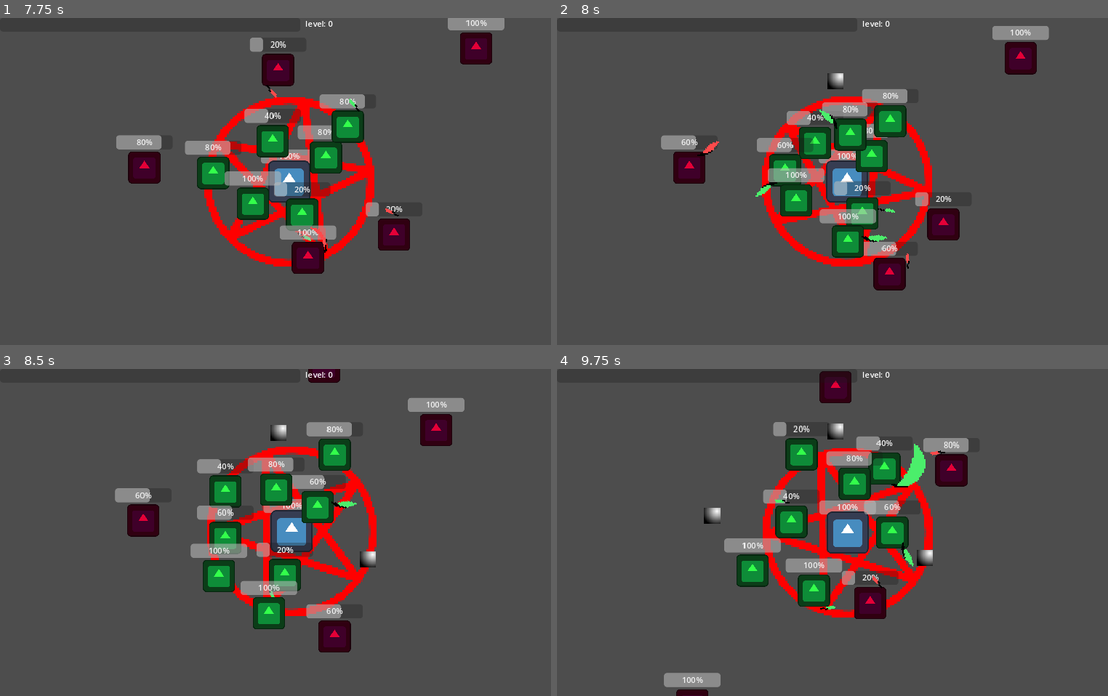
Above: before the commit, frames 1-4 (two rows, left to right).
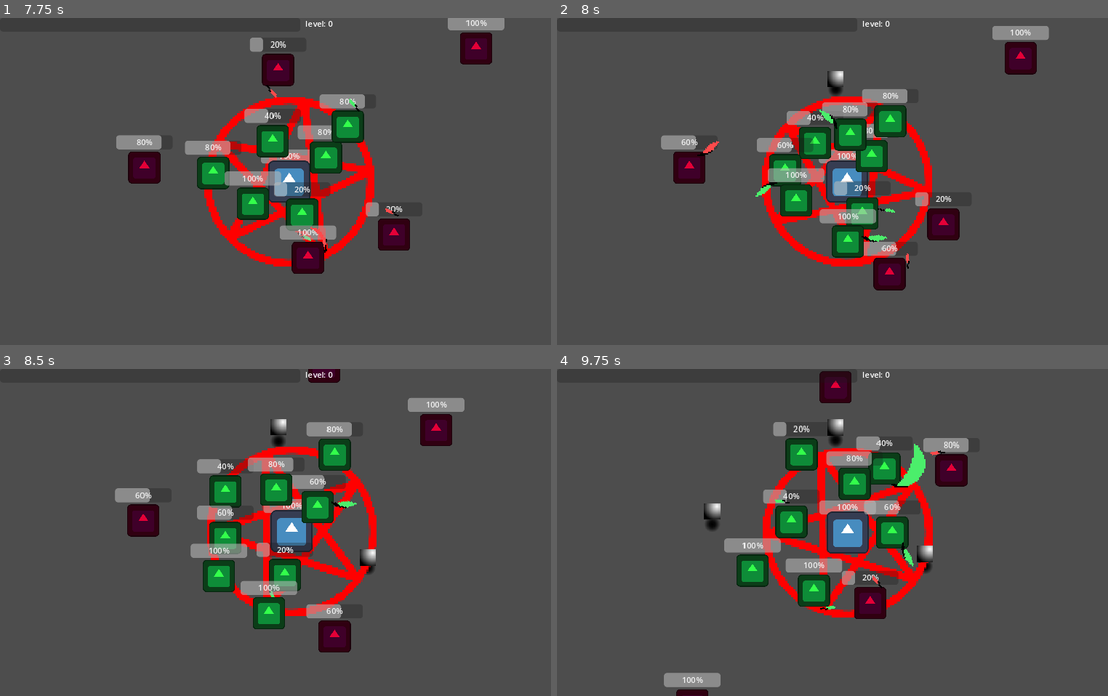
Above: after the commit, the same moments.

Repository: geekazodium/project-skeleton
Game: Godot game, scene res://scenes/game_scene.tscn
Two runs of this game, one before a commit and one after it. Both use one fixed random seed, a clock stepped at 60 frames per second and the inputs below. The engine's default icon, where the game draws it, is replaced by a stand-in: a white triangle on a blue panel in a dark square.
Inputs (mouse positions are in pixels of both pictures, inside the frame that each line leads up to):
- Up to frame 1 (7.75 s): move the mouse to (418, 165) at 0.52 s; tap F every 1.5 s from 0.6 to 6.6 s; click (418, 165) at 0.67 s; move the mouse to (176, 197) at 1.27 s; tap M every 1.5 s from 1.35 to 7.35 s; click (176, 197) at 1.42 s; move the mouse to (347, 109) at 2.02 s; click (347, 109) at 2.17 s; move the mouse to (258, 246) at 2.77 s; click (258, 246) at 2.92 s; move the mouse to (462, 230) at 3.52 s; click (462, 230) at 3.67 s; move the mouse to (115, 132) at 4.27 s; click (115, 132) at 4.42 s; move the mouse to (319, 181) at 5.02 s; click (319, 181) at 5.17 s; move the mouse to (203, 99) at 5.77 s; click (203, 99) at 5.92 s; move the mouse to (418, 165) at 6.52 s; click (418, 165) at 6.67 s; move the mouse to (176, 197) at 7.27 s; click (176, 197) at 7.42 s
- Up to frame 2 (8 s): no input
- Up to frame 3 (8.5 s): move the mouse to (347, 460) at 8.02 s; tap F at 8.1 s; click (347, 460) at 8.17 s
- Up to frame 4 (9.75 s): move the mouse to (815, 597) at 8.77 s; tap M at 8.85 s; click (815, 597) at 8.92 s; move the mouse to (1019, 581) at 9.52 s; tap F at 9.6 s; click (1019, 581) at 9.67 s

Frame 1 is identical in both runs. In frame 2, 0.1% of the frame differs, in the area x 49-52%, y 16-24%; in frame 3, 0.3%; in frame 4, 0.5%, in the area x 26-69%, y 15-63%.

Commit message:
feature: experience drop animations

Diff:
--- a/scenes/items/experience_drop.tscn
+++ b/scenes/items/experience_drop.tscn
@@ -1,9 +1,21 @@
-[gd_scene load_steps=5 format=3 uid="uid://bpj1aj0eh5h55"]
+[gd_scene load_steps=7 format=3 uid="uid://bpj1aj0eh5h55"]
 
 [ext_resource type="Script" path="res://scripts/items/experience_drop.gd" id="1_eeqqx"]
 
 [sub_resource type="CircleShape2D" id="CircleShape2D_alh5r"]
 radius = 91.0879
+
+[sub_resource type="Gradient" id="Gradient_bq4s8"]
+offsets = PackedFloat32Array(0, 0.365759, 0.550584, 0.99711)
+colors = PackedColorArray(0, 0, 0, 1, 0, 0, 0, 0.877036, 0, 0, 0, 0.652693, 0, 0, 0, 0)
+
+[sub_resource type="GradientTexture2D" id="GradientTexture2D_4bjjp"]
+gradient = SubResource("Gradient_bq4s8")
+width = 32
+height = 32
+fill = 1
+fill_from = Vector2(0.50641, 0.482906)
+fill_to = Vector2(0.523504, 1)
 
 [sub_resource type="Gradient" id="Gradient_1hsui"]
 offsets = PackedFloat32Array(0.00289017, 1)
@@ -25,6 +37,11 @@
 [node name="CollisionShape2D" type="CollisionShape2D" parent="."]
 shape = SubResource("CircleShape2D_alh5r")
 
+[node name="ExperienceDropSprite2" type="Sprite2D" parent="."]
+z_index = -10
+position = Vector2(0, 17)
+texture = SubResource("GradientTexture2D_4bjjp")
+
 [node name="ExperienceDropSprite" type="Sprite2D" parent="."]
 texture = SubResource("GradientTexture2D_cl62k")
 
--- a/scripts/items/experience_drop.gd
+++ b/scripts/items/experience_drop.gd
@@ -7,6 +7,14 @@
 
 @export var tween_velocity = 5;
 @export var distance_tolerance = 50;
+
+func _ready() -> void:
+	var sprite: Sprite2D = $ExperienceDropSprite;
+	var tween: Tween = sprite.create_tween();
+	tween.tween_property(sprite, "position", Vector2.UP * 15, .5).set_ease(Tween.EASE_IN_OUT);
+	tween.tween_property(sprite, "position", Vector2.ZERO, .6).set_ease(Tween.EASE_IN_OUT);
+	tween.set_loops();
+	tween.play();
 
 # Called every frame. 'delta' is the elapsed time since the previous frame.
 func _process(delta: float) -> void:
